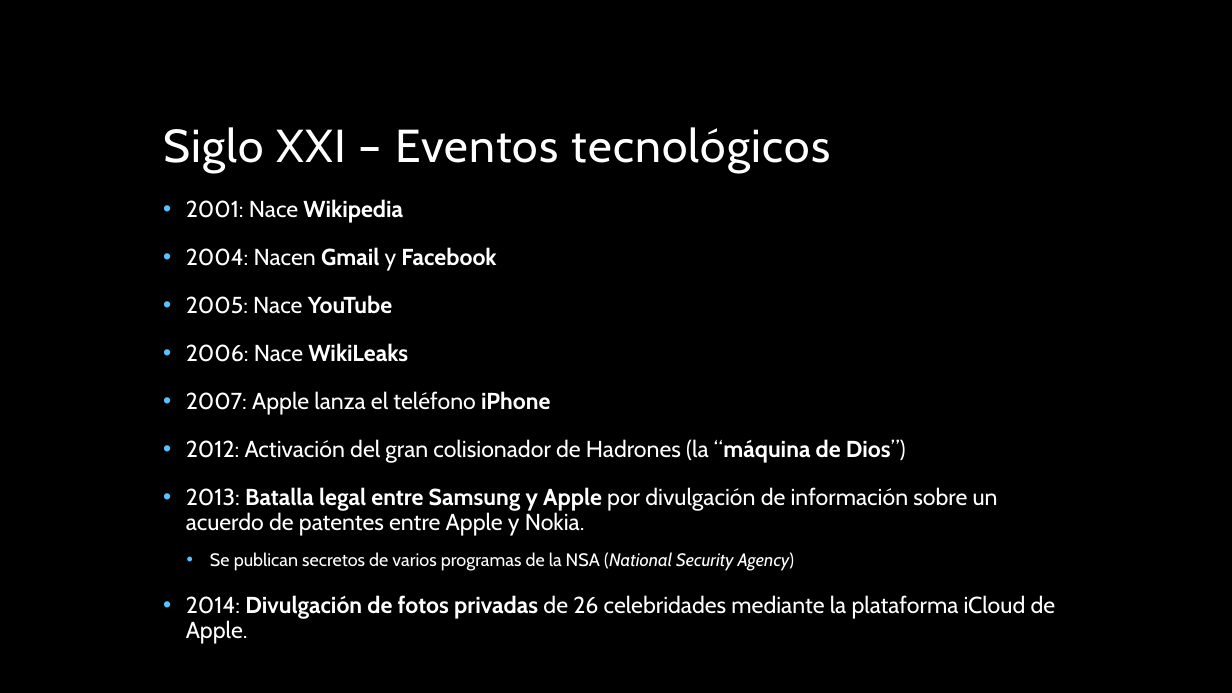
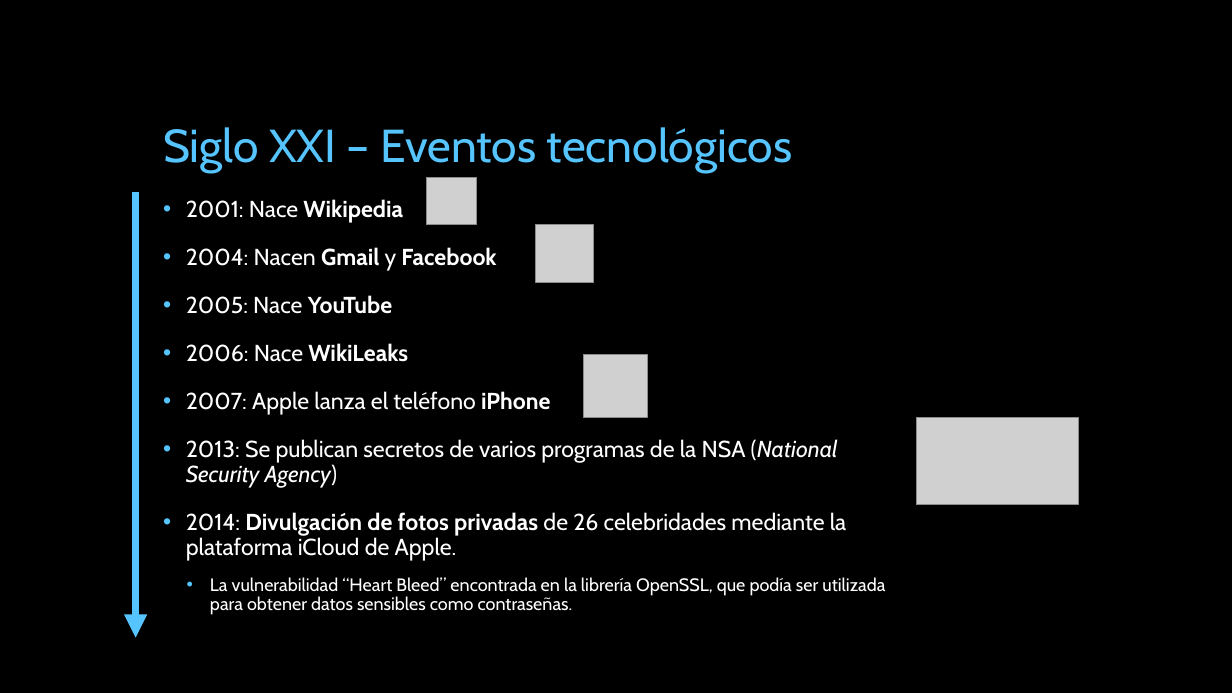
Before and after one commit to miparnisari/implantaciondesistemas, a slide deck: slide 10 of Presentacion/Fuga de Información en los Siglos XIX y.pptx (slide 6 before the commit). Drawn at 1232x693 pixels with LibreOffice and Linux fonts; fonts in the diff are those of the drawing; grey boxes stand for pictures; background and template pictures are left out. Boxes give left, top, right and bottom in pixels: in the first picture for what was removed or moved away, otherwise in the second. Text is boxed around its words. In the diff, an @@ line names an element or a change of style, - is before the commit and + after.

```diff
--- a/Presentacion/Fuga de Información en los Siglos XIX y.pptx
+++ b/Presentacion/Fuga de Información en los Siglos XIX y.pptx
@@ title "Siglo XXI – Eventos tecnológicos" at [163, 127, 792, 173]: text colour #FFFFFF to #56C5FF, letter spacing 1 to 0 pt @@
@@ picture added at [427, 177, 476, 226] @@
@@ arrow added from (136, 192) to (136, 638), #56C5FF 6 pt @@
@@ picture added at [536, 225, 593, 282] @@
@@ picture added at [584, 355, 648, 419] @@
@@ picture added at [916, 418, 1078, 504] @@
@@ text at [186, 439, 838, 488]: text changed @@
-• 2012: Activación del gran colisionador de Hadrones (la “máquina de Dios”)
-• 2013: Batalla legal entre Samsung y Apple por divulgación de información sobre un acuerdo de patentes entre Apple y Nokia.
-  • Se publican secretos de varios programas de la NSA (National Security Agency)
+• 2013: Se publican secretos de varios programas de la NSA (National Security Agency)
@@ text at [210, 577, 885, 615]: paragraph added @@
+  • La vulnerabilidad “Heart Bleed” encontrada en la librería OpenSSL, que podía ser utilizada para obtener datos sensibles como contraseñas.
```
Also in this commit, not shown: 8 other slides changed, 6 slides added, 2 slides removed.
